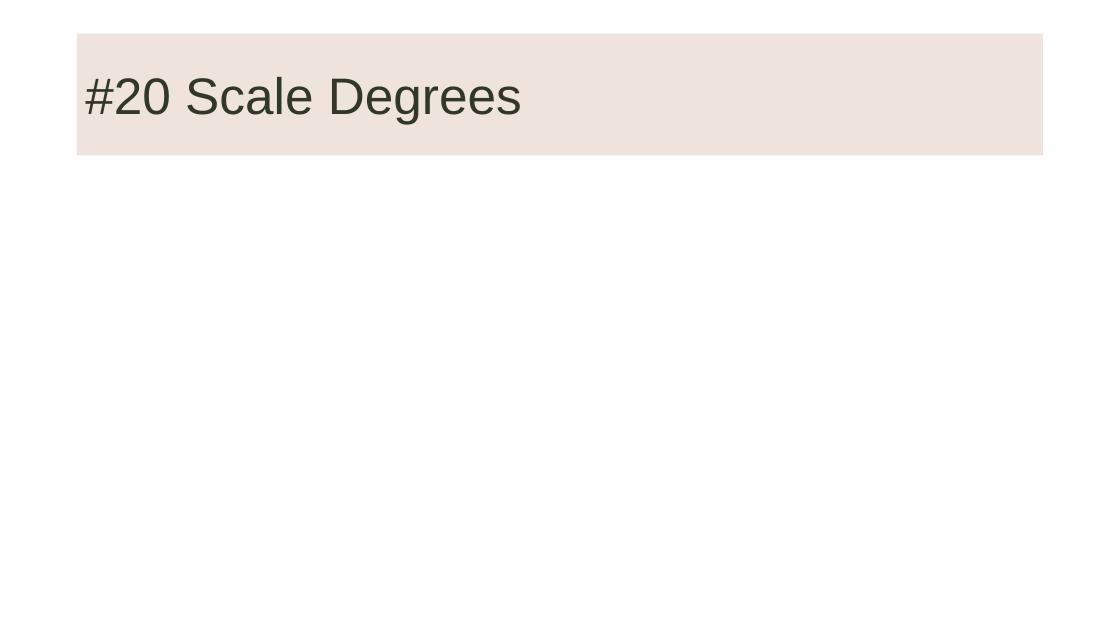
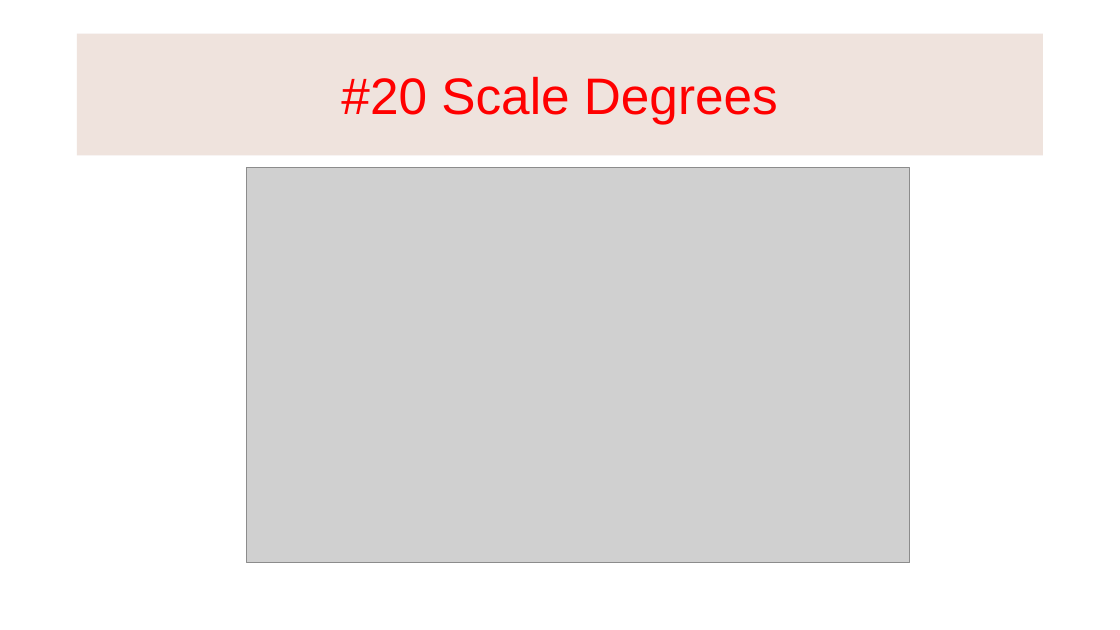
Before and after one commit to KnowledgeMavens/Science-Tech, a slide deck: slide 17 of Music Theory 02-17-18/Music Theory 02-17-18.pptx. Drawn at 1120x630 pixels with LibreOffice and Linux fonts; fonts in the diff are those of the drawing; grey boxes stand for pictures; background and template pictures are left out. Boxes give left, top, right and bottom in pixels: in the first picture for what was removed or moved away, otherwise in the second. Text is boxed around its words. In the diff, an @@ line names an element or a change of style, - is before the commit and + after.

```diff
--- a/Music Theory 02-17-18/Music Theory 02-17-18.pptx
+++ b/Music Theory 02-17-18/Music Theory 02-17-18.pptx
@@ title "#20 Scale Degrees" at bbox=[77, 34, 1044, 155]: text colour #313829 to #FF0000; alignment left to centre @@
@@ picture added at bbox=[247, 168, 911, 563] @@
```
Also in this commit, not shown: 16 other slides changed, 2 slides added, 2 slides removed, 1 other file.
